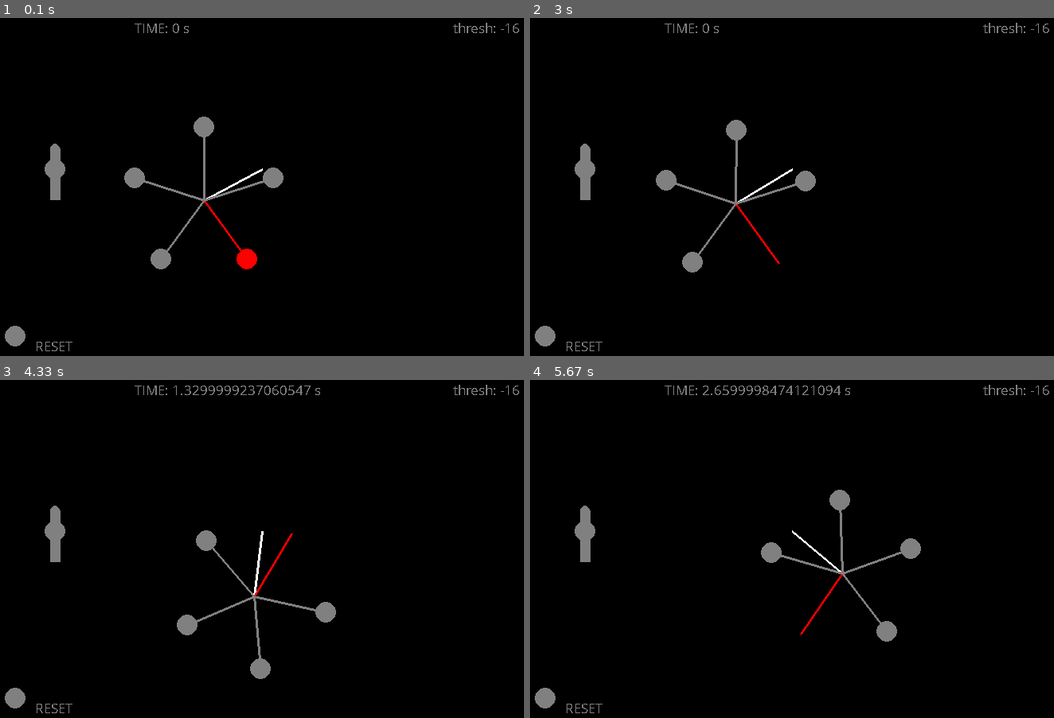
Above: before the commit, frames 1-4 (two rows, left to right).
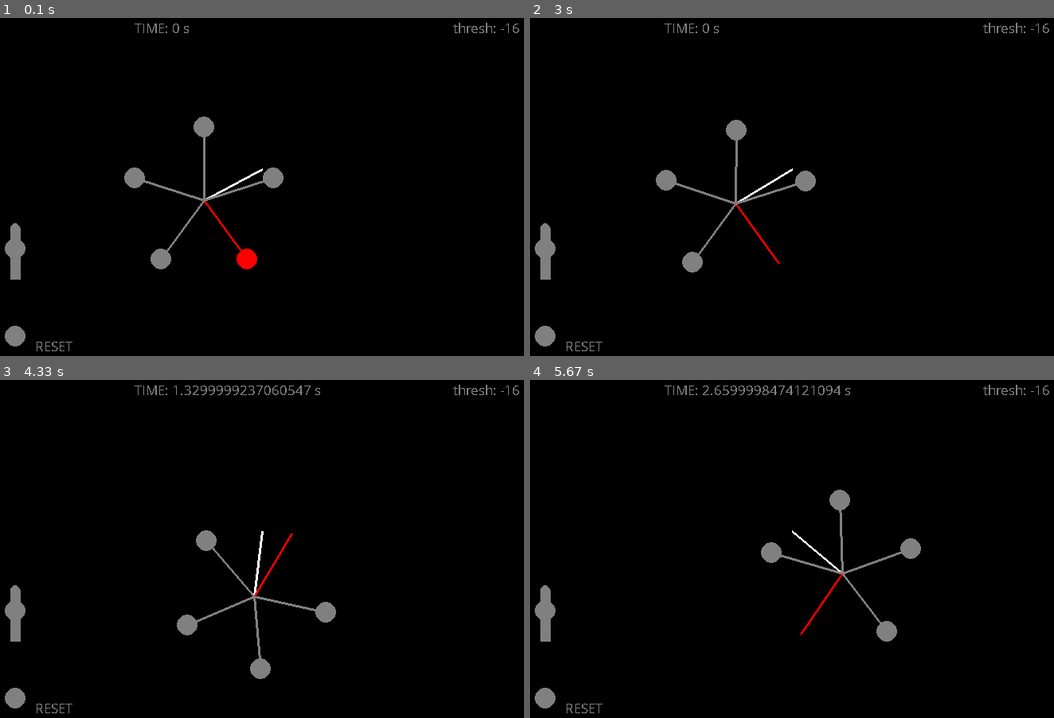
Above: after the commit, the same moments.

Repository: Alexanderallenbrown/deathstar_simulator
Game: pygame game, started from source/deathstargame_pygame_threads.py
Same seed, same stepped clock (60 frames per second), same inputs: the game is played once before the commit and once after it. The source is Python 2; it was converted automatically to run under Python 3.
Inputs (mouse positions are in pixels of both pictures, inside the frame that each line leads up to):
- Up to frame 1 (0.1 s): no input
- Up to frame 2 (3 s): click (765, 268) at 2.88 s
- Up to frame 3 (4.33 s): click (476, 674) at 3.22 s; click (377, 501) at 3.55 s; click (440, 521) at 3.88 s; click (83, 481) at 4.22 s
- Up to frame 4 (5.67 s): click (923, 437) at 4.55 s; click (624, 508) at 4.88 s; click (666, 501) at 5.22 s; click (912, 481) at 5.55 s

The runs differ from the first frame. In frame 1, 0.8% of the frame differs, in the area x 0-13%, y 37-78%; in frame 2, 0.8%; in frame 3, 0.8%; in frame 4, 0.8%.

Commit message:
Update deathstargame_pygame_threads.py

Diff:
--- a/source/deathstargame_pygame_threads.py
+++ b/source/deathstargame_pygame_threads.py
@@ -49,6 +49,11 @@
                 #print app.lastshottime,targhit
                 if ((meanx*app.scalex-app.resetx)**2+(meany*app.scaley-app.resety)**2)<=app.plateradius**2:
                     app.star.reset(t2=0.5)
+                    app.activator_hit=0#reset the activator
+
+                if ((meanx*app.scalex-app.actx)**2+(meany*app.scaley-app.acty)**2)<=app.actplateradius**2:
+                    app.activator_hit=1#set the activator hit to zero
+                    app.star.simulate==True
         else:
             if app.oldlasershot == True:
                 app.lasershotnow=False
@@ -103,9 +108,11 @@
         self.resetx = 50
         self.resety = 450
         #activator popper
-        self.actx = 100
-        self.acty = 240
+        self.actx = 50
+        self.acty = 240+100
         self.actplateradius = self.plateradius
+        self.activator_hit = 0
+        self.activator_delay = 0.2#in seconds, how long before we release the star after activator is hit.
 
 
 
